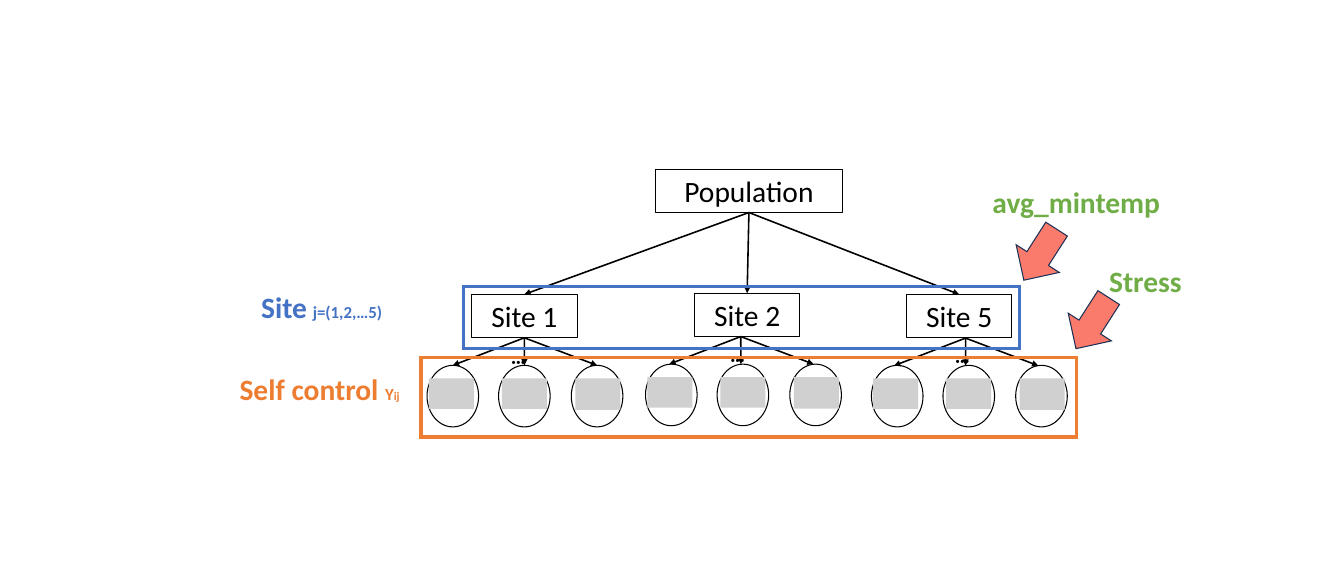
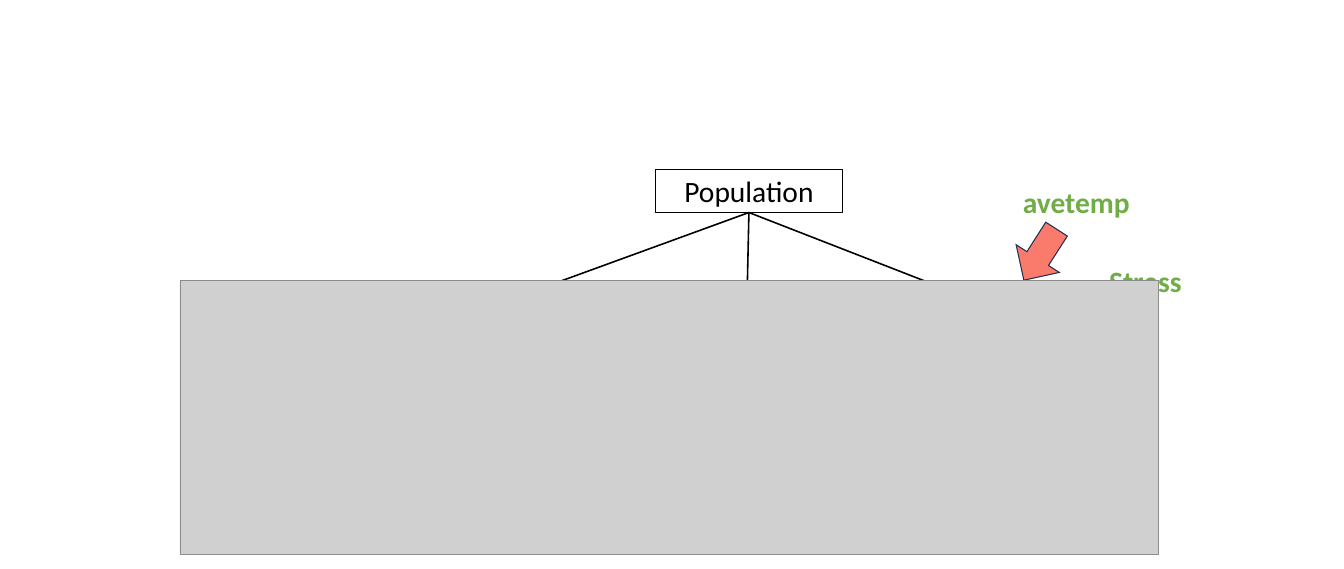
Before and after one commit to Utenna/PyBayesian, a slide deck: slide 1 of 2023/pic.pptx. Drawn at 1344x569 pixels with LibreOffice and Linux fonts; fonts in the diff are those of the drawing; grey boxes stand for pictures. Boxes give left, top, right and bottom in pixels: in the first picture for what was removed or moved away, otherwise in the second. Text is boxed around its words. In the diff, an @@ line names an element or a change of style, - is before the commit and + after.

```diff
--- a/2023/pic.pptx
+++ b/2023/pic.pptx
@@ text at box(1023, 194, 1130, 218): text changed @@
-avg_mintemp
+avetemp
@@ picture added at box(180, 281, 1158, 554) @@
@@ text removed at box(261, 297, 382, 321) @@
-Site j=(1,2,…5)
@@ rectangle removed at box(463, 287, 1019, 348) @@
@@ down arrow removed at box(1054, 284, 1130, 363) @@
@@ rectangle removed at box(421, 357, 1076, 437) @@
@@ text removed at box(240, 379, 379, 401) @@
-Self control Yij
@@ group removed at box(427, 294, 623, 427): 3 ellipses, 3 pictures, 3 arrows, 1 rectangle, 1 text @@
-Site 1
-…
@@ group removed at box(645, 293, 841, 425): 3 ellipses, 3 pictures, 3 arrows, 1 rectangle, 1 text @@
-Site 2
-…
@@ group removed at box(871, 294, 1067, 427): 3 ellipses, 3 pictures, 3 arrows, 1 rectangle, 1 text @@
-Site 5
-…
```
Also in this commit, not shown: 3 other files.
